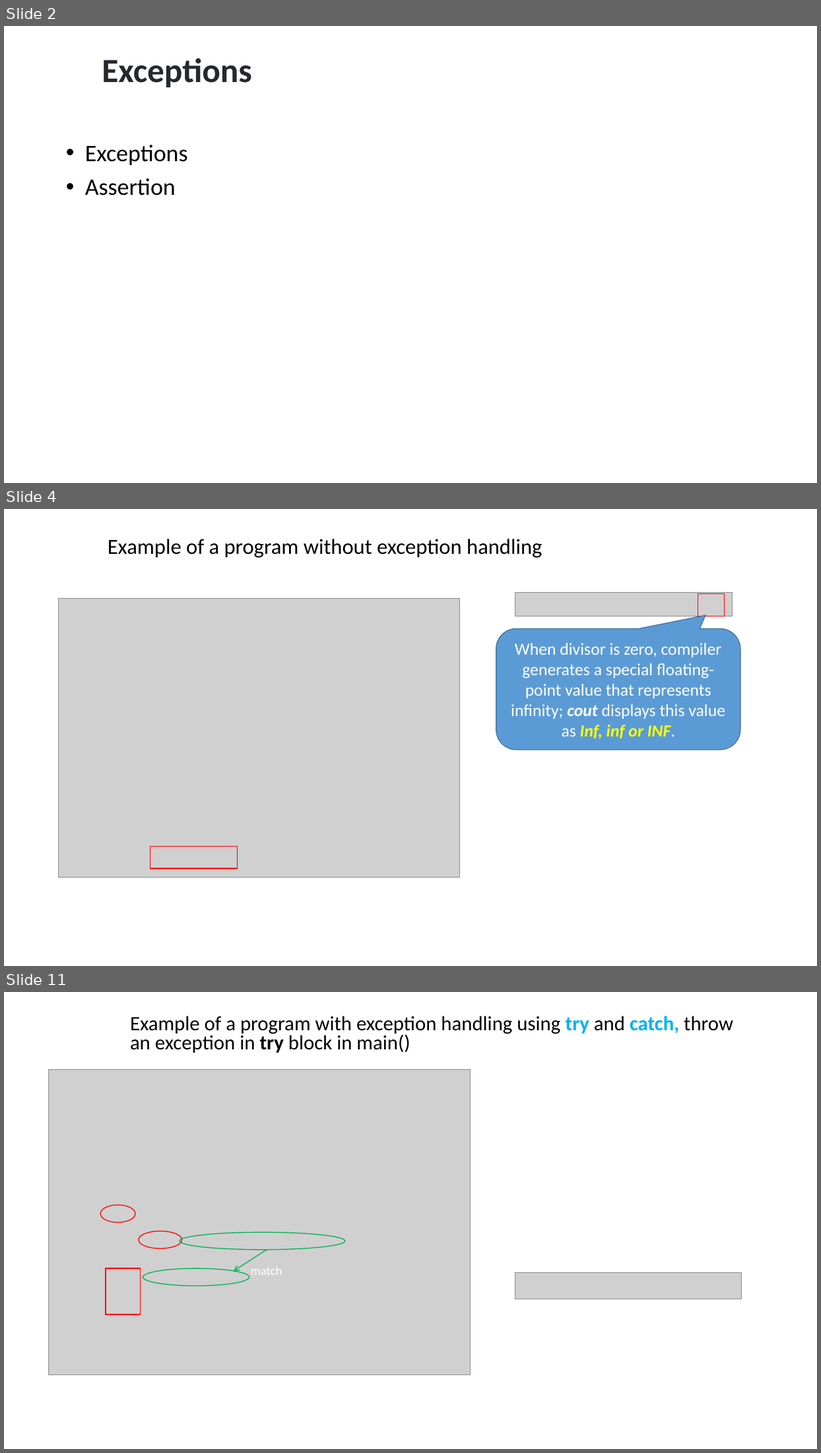
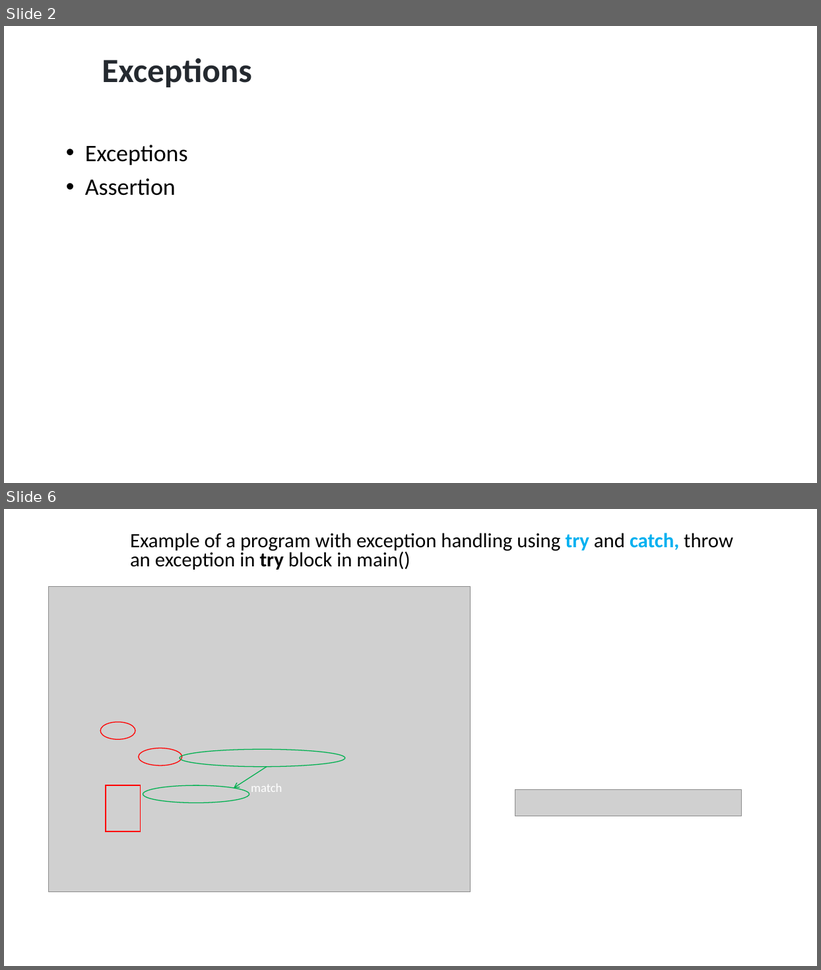
Before and after one commit to ShiqiYu/CPP, a slide deck: week14/Lab14.pptx. Shown one above the other, each under a label of ours: slides 2, 4 and 11 before the commit, slides 2 and 6 after it; the slides between them are not shown. The pictures are 821x1453 and 821x970 pixels, drawn with LibreOffice and Linux fonts; fonts in the diff are those of the drawing; grey boxes stand for pictures; background and template pictures are left out. Boxes give left, top, right and bottom in pixels: in the first picture for what was removed or moved away, otherwise in the second. Text is boxed around its words. In the diff, an @@ line names an element or a change of style, - is before the commit and + after.

```diff
--- a/week14/Lab14.pptx
+++ b/week14/Lab14.pptx
@@ slide 4 removed at (4, 509, 817, 966), background #FFFFFF @@
@@ text removed at (108, 539, 542, 558) @@
-  Example of a program without exception handling
@@ picture removed at (58, 599, 459, 878) @@
@@ picture removed at (516, 593, 733, 617) @@
@@ rectangle removed at (698, 593, 725, 617) @@
@@ rounded speech box removed at (496, 628, 741, 750) @@
-When divisor is zero, compiler generates a special floating-point value that represents infinity; cout displays this value as Inf, inf or INF.
@@ rectangle removed at (151, 846, 238, 869) @@
@@ what was slide 11 is now slide 6 @@
```
Also in this commit, not shown: 7 slides changed, 2 slides added, 10 other slides removed, 2 other files.
